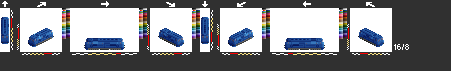
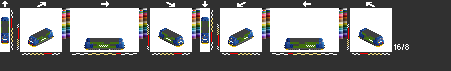
Before/after of a 451 x 71 layered artwork. What changed in the layer stack:
showed "light" over [2, 35, 383, 45]
added layer "bs1" above "dbcsc1" over [1, 21, 383, 50]
